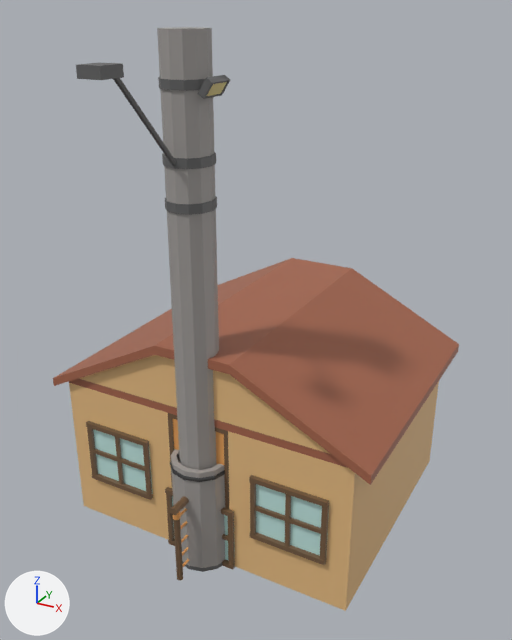
The Blender file modelos/cidade/Cidade.blend, before and after one commit.
Before and after are seen from a camera (50 mm lens) standing at (3.91, -5.77, 6.18) and looking at (0.19, 1.0, 2.8). The axes (+X, +Y, +Z) are drawn at lower left. The lights are the same throughout.

The first picture shows 'Door', 'Fence', 'House', 'Light_Pole', 'Street_Trash_Can', 'Window'.
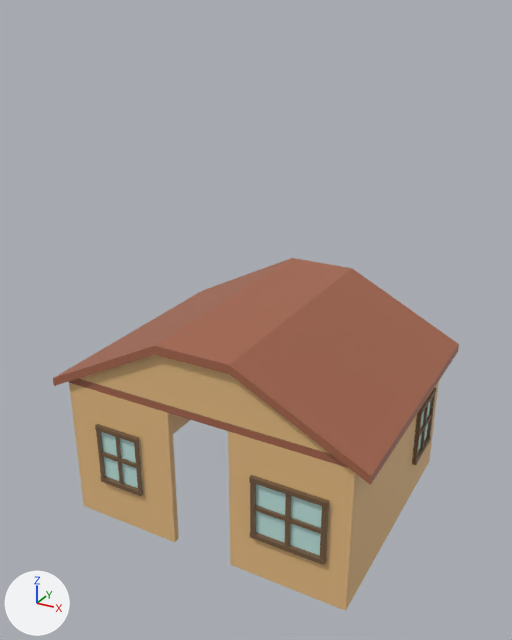
Patch to the scene script:
```diff
--- a/modelos/cidade/Cidade.blend.py
+++ b/modelos/cidade/Cidade.blend.py
@@ me_house @@
 # used by ob_house; location = (0.0, 0.0, 0.0)
-me_house.from_pydata(...)  # 176 vertices, 88 faces; spans x -2.1..2.1, y -0.11..3.33, z 0.0..2.77
+me_house.from_pydata(...)  # 222 vertices, 108 faces; spans x -2.1..2.1, y -0.11..3.33, z 0.0..2.77
+# me_house part 1: the loose piece of 8 vertices spanning x 0.71..0.77, y -0.09..-0.03, z 0.61..1.4 is copied, and the copy is turned 88.5 degrees about the z axis through its middle, then moved by (1.19, 2.3, 0.0); it spans x 1.9..1.96, y 2.22..2.25, z 0.61..1.4
+# me_house part 2: the loose piece of 8 vertices spanning x 1.15..1.2, y -0.08..-0.04, z 0.61..1.4 is copied, and the copy is turned 91.3 degrees about the z axis through its middle, then moved by (0.75, 2.62, 0.0); it spans x 1.91..1.95, y 2.54..2.57, z 0.61..1.4
+# me_house part 3: the loose piece of 8 vertices spanning x 1.58..1.64, y -0.09..-0.04, z 0.61..1.4 is copied, and the copy is turned 90.8 degrees about the z axis through its middle, then moved by (0.32, 2.94, 0.0); it spans x 1.9..1.96, y 2.85..2.9, z 0.61..1.4
+# me_house part 4: the loose piece of 6 vertices spanning x 0.76..1.6, y -0.09..-0.05, z 0.98..1.03 is copied, and the copy is turned 90 degrees about the z axis through its middle and scaled by 0.737, then moved by (0.76, 2.63, 0.0); it spans x 1.92..1.95, y 2.25..2.87, z 0.98..1.03
+# me_house part 5: a new loose piece of 16 vertices spanning x 1.91..1.96, y 2.21..2.9, z 0.58..1.42
+# me_house part 6
+# 12 vertices in x -0.71, y -0.1..-0.03, z 0.58..1.42 move by (-0.15, 0.0, 0.0)
+# 8 vertices in x -1.65, y -0.1..-0.04, z 0.58..1.42 move by (0.15, 0.0, 0.0)
+# 7 vertices in x -0.77..-0.76, y -0.09..-0.05, z 0.61..1.4 move by (-0.13, 0.0, 0.0)
+# 7 vertices in x -1.6..-1.58, y -0.09..-0.04, z 0.61..1.4 move by (0.13, 0.0, 0.0)
+# 4 vertices in x -1.2, y -0.08..-0.04, z 0.61..1.4 move by (0.01, 0.0, 0.0)
+# 4 vertices in x -1.64, y -0.09..-0.04, z 0.61..1.4 move by (0.14, 0.0, 0.0)
+# 4 vertices move from x -1.15, y -0.08..-0.05, z 0.61..1.4 to x -1.16, y -0.08..-0.05, z 0.61..1.4
 me_house.materials.append(mat_house_base_00)
@@ ob_street_trash_can @@
 ob_street_trash_can.location = (0.0, 0.0, 0.0)
+ob_street_trash_can.hide_set(True)
@@ ob_light_pole @@
 ob_light_pole.location = (0.0, 0.0, 0.0)
+ob_light_pole.hide_set(True)
@@ ob_fence @@
 ob_fence.location = (0.0, 0.0, 0.0)
+ob_fence.hide_set(True)
@@ ob_door @@
 ob_door.location = (0.0, 0.0, 0.0)
+ob_door.hide_set(True)
@@ ob_window @@
 ob_window.location = (0.0, 0.0, 0.0)
+ob_window.hide_set(True)
```

What differs and where, as boxes (x1, y1, x2, y2) in the pictures (512 x 640 px; the box of a moved part takes in the faces that stretch with it):
'Light_Pole', hidden: before (76, 27, 230, 470)
'Street_Trash_Can', hidden: before (170, 449, 225, 572)
'Door', hidden (brown): before (168, 413, 229, 509)
'Window', hidden (brown): before (165, 487, 235, 570)
'Fence', hidden (brown): before (170, 496, 189, 581)
part 1 of me_house, added: after (412, 413, 422, 461)
part 2 of me_house, added: after (420, 406, 428, 449)
part 3 of me_house, added: after (427, 395, 435, 438)
part 4 of me_house, added: after (420, 414, 432, 435)
part 5 of me_house, added: after (412, 388, 437, 465)
part 6 of me_house, moved or reshaped: before (86, 421, 153, 500); after (95, 424, 143, 496)
